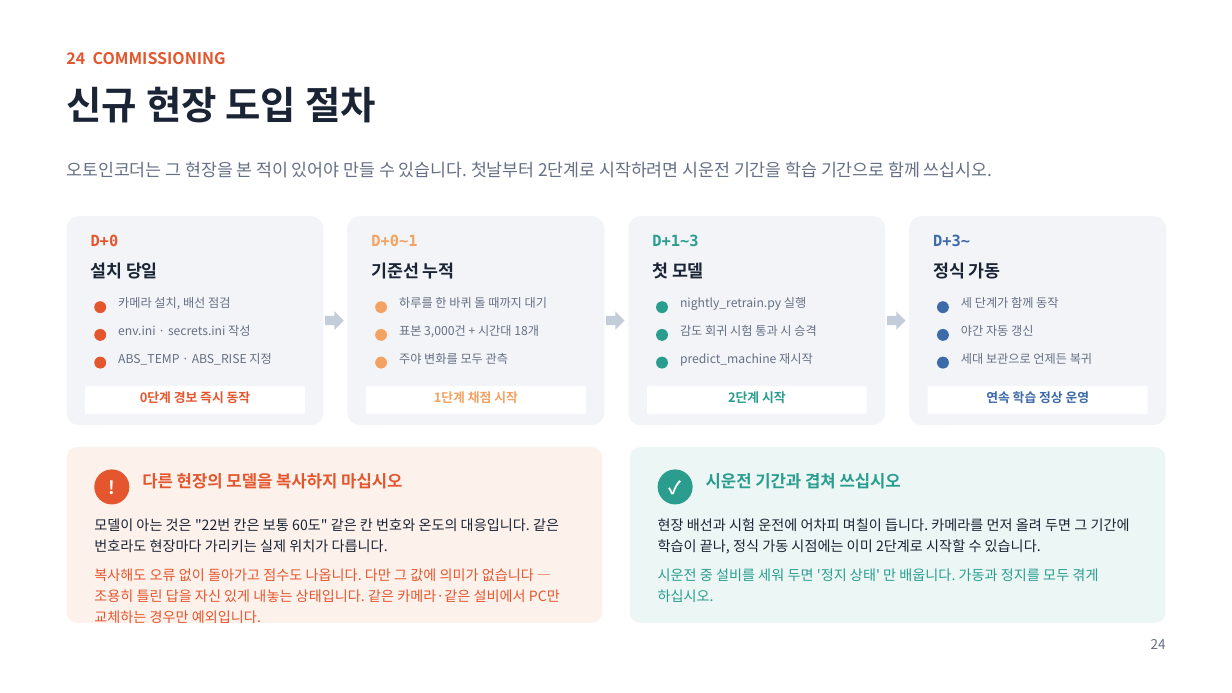
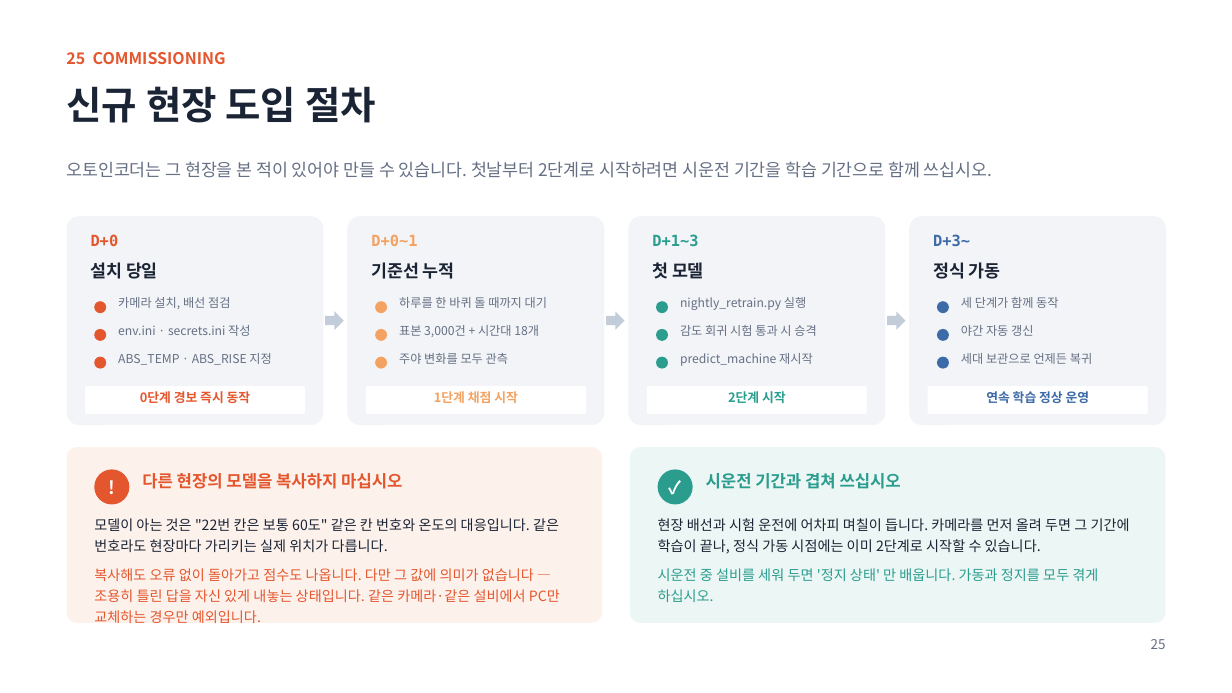
Before and after one commit to oskwon65/MultiModal_FireCam, a slide deck: slide 26 of 멀티모달_화재감지_모니터링_설치매뉴얼.pptx (slide 25 before the commit). Drawn at 1232x693 pixels with LibreOffice and Linux fonts; fonts in the diff are those of the drawing. Boxes give left, top, right and bottom in pixels: in the first picture for what was removed or moved away, otherwise in the second. Text is boxed around its words. In the diff, an @@ line names an element or a change of style, - is before the commit and + after.

```diff
--- a/멀티모달_화재감지_모니터링_설치매뉴얼.pptx
+++ b/멀티모달_화재감지_모니터링_설치매뉴얼.pptx
@@ text at (x1=66, y1=52, x2=226, y2=64): text changed @@
-24 COMMISSIONING
+25 COMMISSIONING
@@ text at (x1=1151, y1=639, x2=1166, y2=649): text changed @@
-24
+25
```
Also in this commit, not shown: 5 other slides changed, 1 slide added, 1 other file.
